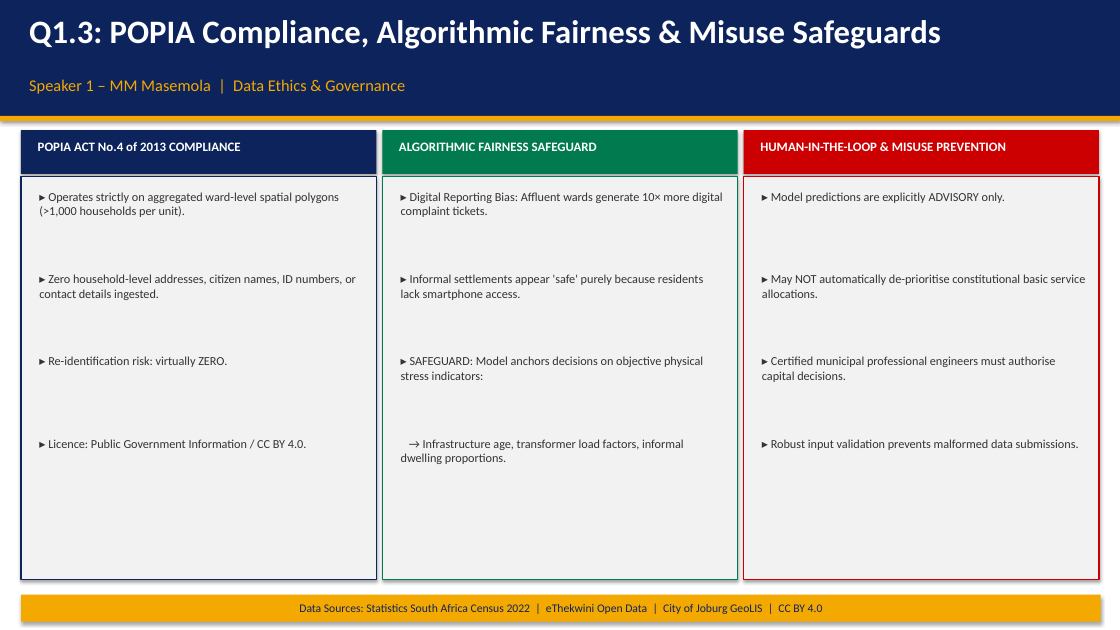
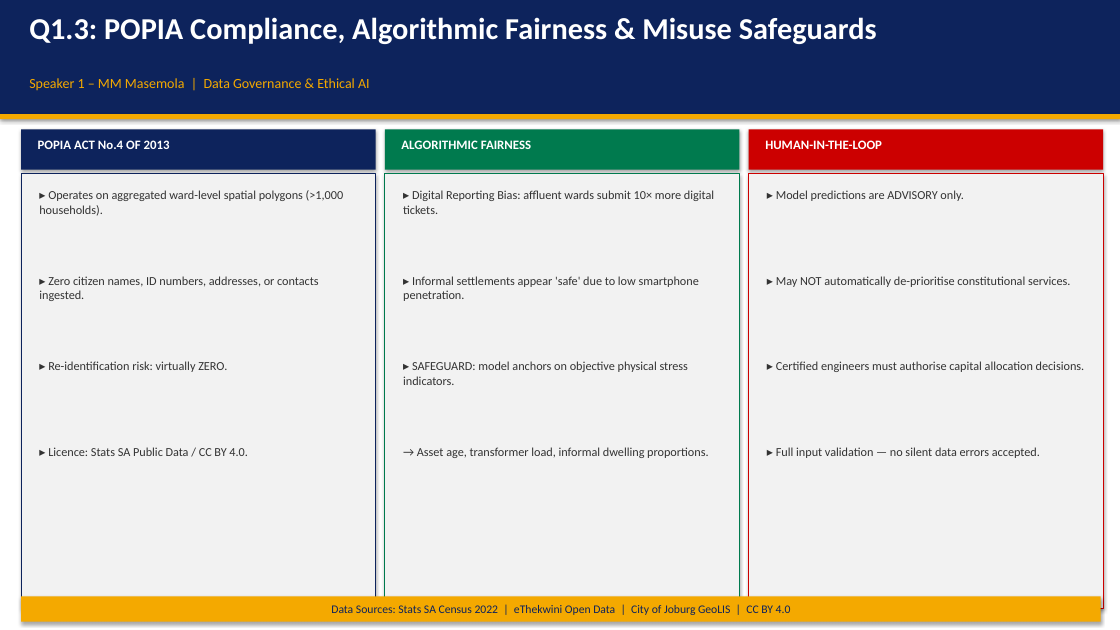
Before and after one commit to mrTruth-code/South-African-Municipal-Service-Delivery-Risk-Triage-System, a slide deck: slide 5 of docs/presentation.pptx. Drawn at 1120x630 pixels with LibreOffice and Linux fonts; fonts in the diff are those of the drawing. Boxes give left, top, right and bottom in pixels: in the first picture for what was removed or moved away, otherwise in the second. Text is boxed around its words. In the diff, an @@ line names an element or a change of style, - is before the commit and + after.

```diff
--- a/docs/presentation.pptx
+++ b/docs/presentation.pptx
@@ text "Q1.3: POPIA Compliance, Algorithmic Fairness ..." at <box>29,17,877,44</box>: size 28 to 26 pt @@
@@ text at <box>29,78,370,90</box>: text changed; size 14 to 12 pt @@
-Speaker 1 – MM Masemola | Data Ethics & Governance
+Speaker 1 – MM Masemola | Data Governance & Ethical AI
@@ rectangle: place and size @@
-rectangle at <box>21,130,376,174</box>
+rectangle at <box>21,129,376,170</box>
@@ text at <box>38,140,170,149</box>: text changed @@
-POPIA ACT No.4 of 2013 COMPLIANCE
+POPIA ACT No.4 OF 2013
@@ rectangle: place and size @@
-rectangle at <box>382,130,738,174</box>
+rectangle at <box>385,129,739,170</box>
@@ text at <box>401,140,531,149</box>: text changed @@
-ALGORITHMIC FAIRNESS SAFEGUARD
+ALGORITHMIC FAIRNESS
@@ rectangle: place and size @@
-rectangle at <box>744,130,1099,174</box>
+rectangle at <box>749,129,1103,170</box>
@@ text at <box>765,140,882,149</box>: text changed @@
-HUMAN-IN-THE-LOOP & MISUSE PREVENTION
+HUMAN-IN-THE-LOOP
@@ rectangle: place and size @@
-rectangle at <box>21,176,376,580</box>
+rectangle at <box>21,173,376,608</box>
@@ rectangle at <box>21,173,376,608</box>: outline #0D235C 1 pt to #0D235C 0.6 pt @@
@@ rectangle: place and size @@
-rectangle at <box>382,176,738,580</box>
+rectangle at <box>385,173,739,608</box>
@@ rectangle at <box>385,173,739,608</box>: outline #007A4E 1 pt to #007A4E 0.6 pt @@
@@ rectangle: place and size @@
-rectangle at <box>744,176,1099,580</box>
+rectangle at <box>749,173,1103,608</box>
@@ rectangle at <box>749,173,1103,608</box>: outline #CC0000 1 pt to #CC0000 0.6 pt @@
@@ text at <box>39,190,344,216</box>: text changed @@
-▸ Operates strictly on aggregated ward-level spatial polygons (>1,000 households per unit).
+▸ Operates on aggregated ward-level spatial polygons (>1,000 households).
@@ text at <box>403,190,714,214</box>: text changed @@
-▸ Digital Reporting Bias: Affluent wards generate 10× more digital complaint tickets.
+▸ Digital Reporting Bias: affluent wards submit 10× more digital tickets.
@@ text at <box>776,190,963,201</box>: text changed @@
-▸ Model predictions are explicitly ADVISORY only.
+▸ Model predictions are ADVISORY only.
@@ text at <box>39,276,318,301</box>: text changed @@
-▸ Zero household-level addresses, citizen names, ID numbers, or contact details ingested.
+▸ Zero citizen names, ID numbers, addresses, or contacts ingested.
@@ text at <box>403,276,699,301</box>: text changed @@
-▸ Informal settlements appear 'safe' purely because residents lack smartphone access.
+▸ Informal settlements appear 'safe' due to low smartphone penetration.
@@ text at <box>776,276,1070,287</box>: text changed @@
-▸ May NOT automatically de-prioritise constitutional basic service allocations.
+▸ May NOT automatically de-prioritise constitutional services.
@@ text "▸ Re-identification risk: virtually ZERO.": place and size @@
-text "▸ Re-identification risk: virtually ZERO." at <box>48,356,227,367</box>
+text "▸ Re-identification risk: virtually ZERO." at <box>48,361,227,372</box>
@@ text at <box>403,361,688,385</box>: text changed @@
-▸ SAFEGUARD: Model anchors decisions on objective physical stress indicators:
+▸ SAFEGUARD: model anchors on objective physical stress indicators.
@@ text at <box>776,361,1085,372</box>: text changed @@
-▸ Certified municipal professional engineers must authorise capital decisions.
+▸ Certified engineers must authorise capital allocation decisions.
@@ text at <box>48,447,247,456</box>: text changed @@
-▸ Licence: Public Government Information / CC BY 4.0.
+▸ Licence: Stats SA Public Data / CC BY 4.0.
@@ text at <box>417,447,708,458</box>: text changed @@
-→ Infrastructure age, transformer load factors, informal dwelling proportions.
+→ Asset age, transformer load, informal dwelling proportions.
@@ text at <box>776,447,1040,458</box>: text changed @@
-▸ Robust input validation prevents malformed data submissions.
+▸ Full input validation — no silent data errors accepted.
@@ text at <box>331,605,791,615</box>: text changed @@
-Data Sources: Statistics South Africa Census 2022 | eThekwini Open Data | City of Joburg GeoLIS | CC BY 4.0
+Data Sources: Stats SA Census 2022 | eThekwini Open Data | City of Joburg GeoLIS | CC BY 4.0
```
Also in this commit, not shown: 17 other slides changed, 1 slide added, 1 slide removed, 1 other file.
